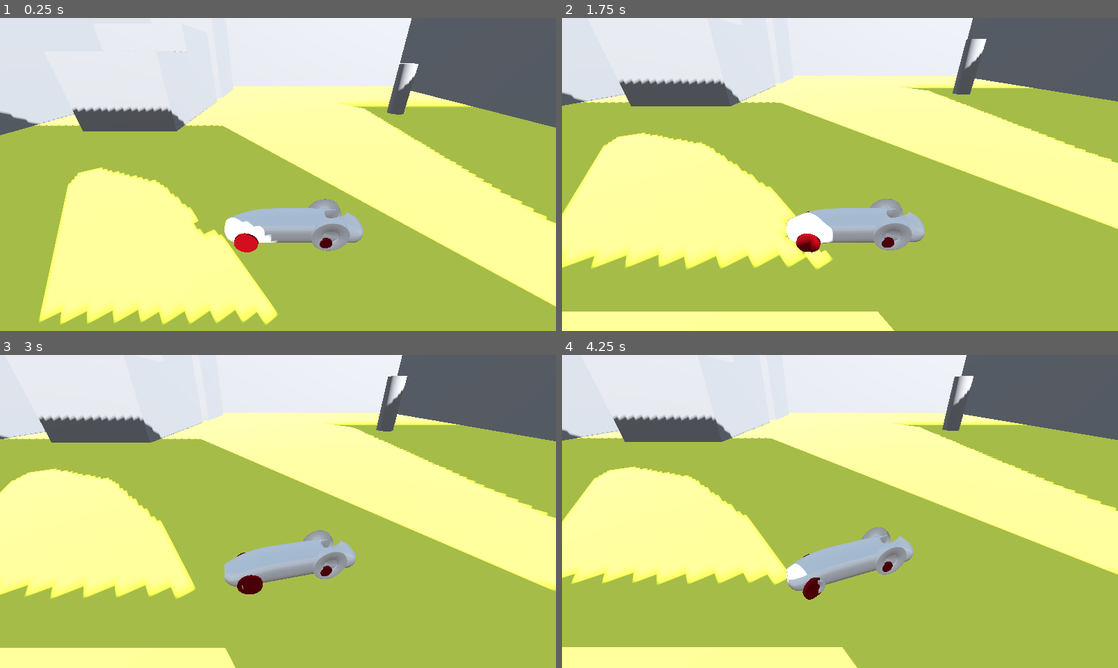
Above: before the commit, frames 1-4 (two rows, left to right).
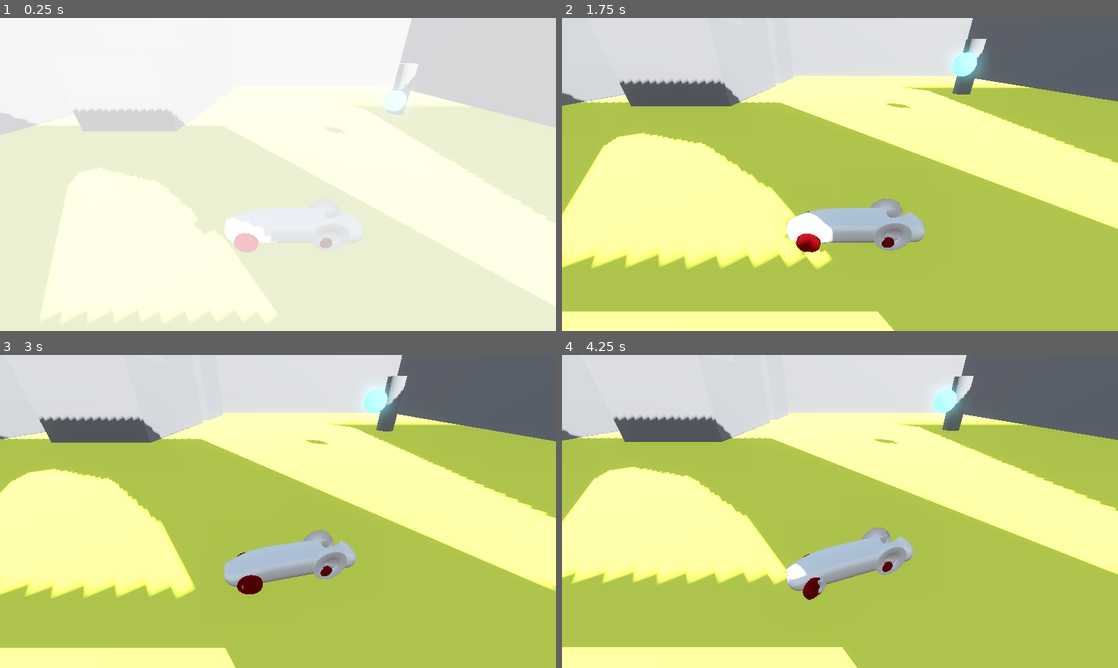
Above: after the commit, the same moments.

Repository: WhimFreak/Road-Trip-Game-Jam
Game: Godot game, scene res://Main Scenes/main.tscn
Same seed, same stepped clock (60 frames per second), same inputs: the game is played once before the commit and once after it. The engine's default icon, where the game draws it, is replaced by a stand-in: a white triangle on a blue panel in a dark square.
Inputs (mouse positions are in pixels of both pictures, inside the frame that each line leads up to):
- Up to frame 1 (0.25 s): no input
- Up to frame 2 (1.75 s): move the mouse to (962, 158) at 0.52 s; press the mouse at (962, 158) at 0.53 s; hold D (Move_right) 0.53-1.28 s; tap E (interact, bound only after the commit) at 0.8, 1.35 s; move the mouse to (728, 190) at 1.27 s; release the mouse at (728, 190) at 1.28 s; hold S (Move_down) from 1.28 s (still down); click (728, 190) at 1.55 s
- Up to frame 3 (3 s): move the mouse to (333, 442) at 2.02 s; release S (Move_down) at 2.03 s; hold D (Move_right) 2.03-2.78 s; hold E (interact, bound only after the commit) 2.03-2.78 s; tap Left (turn_camera_left) at 2.1 s; move the mouse to (250, 574) at 2.77 s; hold W (Move_up) from 2.78 s (still down); tap Right (turn_camera_right) at 2.85 s
- Up to frame 4 (4.25 s): click (812, 574) at 3.05 s; move the mouse to (1006, 558) at 3.52 s; release W (Move_up) at 3.53 s; press the mouse at (1006, 558) at 3.53 s; hold A (Move_left) from 3.53 s (still down); tap E (interact, bound only after the commit) at 3.8 s

The runs differ from the first frame. In frame 1, 80% of the frame differs, in the area x 0-100%, y 0-100%; in frame 2, 0.6%; in frame 3, 0.5%; in frame 4, 0.5%.

Commit message:
Add files via upload

Diff:
--- /dev/null
+++ b/Global/global_data.gd
@@ -0,0 +1,5 @@
+extends Node
+
+var current_story_event: StoryEvent
+
+var vehicle_position: Vector3
--- /dev/null
+++ b/Main Scenes/event.gd
@@ -0,0 +1,49 @@
+extends Node2D
+
+@export var text_reveal_speed: float = 1 # Percent of text shown per second
+
+@export var story_event: StoryEvent
+
+@onready var background: TextureRect = $Background
+@onready var text: Label = $CanvasLayer/TextPanel/Text
+@onready var fade_transition: ColorRect = $CanvasLayer/FadeTransition
+
+var scene_number: int = 0
+var text_fully_revealed: bool = true
+
+func _ready() -> void:
+	story_event = GlobalData.current_story_event
+
+	var transition_tween: Tween = create_tween()
+	transition_tween.tween_property(fade_transition, "self_modulate", Color.TRANSPARENT, 1)
+	await transition_tween.finished
+	fade_transition.hide()
+	change_scene()
+
+func _unhandled_input(event: InputEvent) -> void:
+	if event.is_action_pressed("advance_scene"):
+		if text_fully_revealed:
+			change_scene()
+		else:
+			text.visible_ratio = 1
+
+func _process(delta: float) -> void:
+	# Handle revealing text
+	if text.visible_ratio < 1:
+		text_fully_revealed = false
+		text.visible_ratio += text_reveal_speed * delta
+	else:
+		text_fully_revealed = true
+
+func change_scene():
+	scene_number += 1
+	var scene = story_event.get_scene(scene_number)
+	if scene:
+		scene.play_scene(background, text)
+		text.visible_ratio = 0
+	else:
+		fade_transition.show()
+		var transition_tween: Tween = create_tween()
+		transition_tween.tween_property(fade_transition, "self_modulate", Color.WHITE, 1)
+		await transition_tween.finished
+		get_tree().change_scene_to_file("res://Main Scenes/main.tscn")
--- /dev/null
+++ b/Main Scenes/event.tscn
@@ -0,0 +1,44 @@
+[gd_scene load_steps=3 format=3 uid="uid://nfc7tx5ojpbo"]
+
+[ext_resource type="Texture2D" uid="uid://cngjsmmvwtyek" path="res://Story Events/Assets/epic_background.png" id="1_2x6hv"]
+[ext_resource type="Script" path="res://Main Scenes/event.gd" id="1_y4kbl"]
+
+[node name="Event" type="Node2D"]
+script = ExtResource("1_y4kbl")
+
+[node name="Background" type="TextureRect" parent="."]
+offset_right = 1149.0
+offset_bottom = 646.0
+texture = ExtResource("1_2x6hv")
+expand_mode = 1
+
+[node name="CanvasLayer" type="CanvasLayer" parent="."]
+
+[node name="TextPanel" type="Panel" parent="CanvasLayer"]
+custom_minimum_size = Vector2(0, 120)
+anchors_preset = 12
+anchor_top = 1.0
+anchor_right = 1.0
+anchor_bottom = 1.0
+offset_top = -120.0
+grow_horizontal = 2
+grow_vertical = 0
+mouse_filter = 1
+
+[node name="Text" type="Label" parent="CanvasLayer/TextPanel"]
+layout_mode = 1
+anchors_preset = 15
+anchor_right = 1.0
+anchor_bottom = 1.0
+offset_left = 9.0
+offset_top = 7.0
+offset_right = -9.0
+offset_bottom = -10.0
+grow_horizontal = 2
+grow_vertical = 2
+theme_override_font_sizes/font_size = 40
+text = "..."
+
+[node name="FadeTransition" type="ColorRect" parent="CanvasLayer"]
+offset_right = 1149.0
+offset_bottom = 646.0
--- /dev/null
+++ b/Main Scenes/main.gd
@@ -0,0 +1,11 @@
+extends Node3D
+
+@onready var fade_transition: ColorRect = %FadeTransition
+
+func _ready() -> void:
+	var transition_tween: Tween = create_tween()
+	transition_tween.tween_property(fade_transition, "self_modulate", Color.TRANSPARENT, 1)
+
+	# Load vehicle position after story events
+	if GlobalData.vehicle_position:
+		get_tree().get_first_node_in_group("vehicle").global_position = GlobalData.vehicle_position
--- a/Main Scenes/main.tscn
+++ b/Main Scenes/main.tscn
@@ -1,7 +1,10 @@
-[gd_scene load_steps=9 format=3 uid="uid://32eqth0vy00o"]
+[gd_scene load_steps=12 format=3 uid="uid://32eqth0vy00o"]
 
+[ext_resource type="Script" path="res://Main Scenes/main.gd" id="1_36mgc"]
 [ext_resource type="PackedScene" uid="uid://dhy0d2kxdv7fw" path="res://Vehicle Scenes/car.tscn" id="1_a4t3p"]
 [ext_resource type="Script" path="res://Vehicle Scenes/camera.gd" id="2_xk68j"]
+[ext_resource type="PackedScene" uid="uid://bdrnnpgmumbyn" path="res://Story Events/event_trigger.tscn" id="3_p4rxs"]
+[ext_resource type="Script" path="res://System Managers/interaction_manager.gd" id="4_o38t0"]
 
 [sub_resource type="ProceduralSkyMaterial" id="ProceduralSkyMaterial_rdnui"]
 sky_horizon_color = Color(0.64625, 0.65575, 0.67075, 1)
@@ -14,6 +17,9 @@
 background_mode = 2
 sky = SubResource("Sky_h7k14")
 tonemap_mode = 2
+glow_enabled = true
+glow_intensity = 0.4
+glow_bloom = 0.15
 
 [sub_resource type="StandardMaterial3D" id="StandardMaterial3D_tc82a"]
 albedo_color = Color(0.995766, 1, 0.318056, 1)
@@ -26,6 +32,7 @@
 data = PackedVector3Array(-100, 200, 100, 100, 200, 100, -100, -200, 100, 100, 200, 100, 100, -200, 100, -100, -200, 10 …(500 unchanged characters)…
 
 [node name="Main" type="Node3D"]
+script = ExtResource("1_36mgc")
 
 [node name="WorldEnvironment" type="WorldEnvironment" parent="."]
 environment = SubResource("Environment_cstvw")
@@ -113,3 +120,27 @@
 
 [node name="Camera3D" type="Camera3D" parent="Camera"]
 transform = Transform3D(-4.37114e-08, -0.5, 0.866025, 0, 0.866025, 0.5, -1, 2.18557e-08, -3.78552e-08, 10, 10, 0)
+
+[node name="EventTrigger" parent="." instance=ExtResource("3_p4rxs")]
+transform = Transform3D(1, 0, 0, 0, 1, 0, 0, 0, 1, 6.71813, 10.1639, -19.982)
+
+[node name="CanvasLayer" type="CanvasLayer" parent="."]
+
+[node name="InteractionManager" type="Node3D" parent="CanvasLayer" groups=["interaction_manager"]]
+script = ExtResource("4_o38t0")
+
+[node name="InteractLabel" type="Label" parent="CanvasLayer/InteractionManager"]
+visible = false
+offset_top = 570.0
+offset_right = 1152.0
+offset_bottom = 636.0
+theme_override_colors/font_color = Color(0, 0, 0, 1)
+theme_override_font_sizes/font_size = 30
+text = "Press [E] to interact"
+horizontal_alignment = 1
+vertical_alignment = 1
+
+[node name="FadeTransition" type="ColorRect" parent="CanvasLayer"]
+unique_name_in_owner = true
+offset_right = 1152.0
+offset_bottom = 648.0
--- /dev/null
+++ b/Story Events/Test Story Event/test_event.tres
@@ -0,0 +1,12 @@
+[gd_resource type="Resource" script_class="StoryEvent" load_steps=7 format=3 uid="uid://c15r6en7vqi5a"]
+
+[ext_resource type="Script" path="res://Story Events/scene.gd" id="1_u21wr"]
+[ext_resource type="Resource" uid="uid://dx57b1tuwjwp1" path="res://Story Events/Test Story Event/test_scene_01.tres" id="2_w6j0g"]
+[ext_resource type="Resource" uid="uid://carpnayucqur0" path="res://Story Events/Test Story Event/test_scene_02.tres" id="3_6vsst"]
+[ext_resource type="Script" path="res://Story Events/story_event.gd" id="3_ypyj6"]
+[ext_resource type="Resource" uid="uid://63dtdwq5pjys" path="res://Story Events/Test Story Event/test_scene_03.tres" id="4_6q4vg"]
+[ext_resource type="Resource" uid="uid://be2g0vutbolvb" path="res://Story Events/Test Story Event/test_scene_04.tres" id="5_8riud"]
+
+[resource]
+script = ExtResource("3_ypyj6")
+scenes = Array[ExtResource("1_u21wr")]([ExtResource("2_w6j0g"), ExtResource("3_6vsst"), ExtResource("4_6q4vg"), ExtResource("5_8riud")])
--- /dev/null
+++ b/Story Events/Test Story Event/test_scene_01.tres
@@ -0,0 +1,9 @@
+[gd_resource type="Resource" script_class="Scene" load_steps=3 format=3 uid="uid://dx57b1tuwjwp1"]
+
+[ext_resource type="Texture2D" uid="uid://cngjsmmvwtyek" path="res://Story Events/Assets/epic_background.png" id="1_v2bw3"]
+[ext_resource type="Script" path="res://Story Events/scene.gd" id="2_sqldo"]
+
+[resource]
+script = ExtResource("2_sqldo")
+background = ExtResource("1_v2bw3")
+text = "This is the opening line"
--- /dev/null
+++ b/Story Events/Test Story Event/test_scene_02.tres
@@ -0,0 +1,9 @@
+[gd_resource type="Resource" script_class="Scene" load_steps=3 format=3 uid="uid://carpnayucqur0"]
+
+[ext_resource type="Texture2D" uid="uid://cngjsmmvwtyek" path="res://Story Events/Assets/epic_background.png" id="1_3wvo3"]
+[ext_resource type="Script" path="res://Story Events/scene.gd" id="1_5i860"]
+
+[resource]
+script = ExtResource("1_5i860")
+background = ExtResource("1_3wvo3")
+text = "This is the line that follows"
--- /dev/null
+++ b/Story Events/Test Story Event/test_scene_03.tres
@@ -0,0 +1,9 @@
+[gd_resource type="Resource" script_class="Scene" load_steps=3 format=3 uid="uid://63dtdwq5pjys"]
+
+[ext_resource type="Texture2D" uid="uid://cj7qs5b0r2jm" path="res://icon.svg" id="1_qgk3w"]
+[ext_resource type="Script" path="res://Story Events/scene.gd" id="2_7siv2"]
+
+[resource]
+script = ExtResource("2_7siv2")
+background = ExtResource("1_qgk3w")
+text = "Godot jumpscare"
--- /dev/null
+++ b/Story Events/Test Story Event/test_scene_04.tres
@@ -0,0 +1,9 @@
+[gd_resource type="Resource" script_class="Scene" load_steps=3 format=3 uid="uid://be2g0vutbolvb"]
+
+[ext_resource type="Texture2D" uid="uid://cngjsmmvwtyek" path="res://Story Events/Assets/epic_background.png" id="1_bkmhh"]
+[ext_resource type="Script" path="res://Story Events/scene.gd" id="1_n3jy8"]
+
+[resource]
+script = ExtResource("1_n3jy8")
+background = ExtResource("1_bkmhh")
+text = "This is the closing line"
--- /dev/null
+++ b/Story Events/event_trigger.gd
@@ -0,0 +1,11 @@
+extends Area3D
+
+@export var story_event: StoryEvent
+
+func _on_body_entered(body: Node3D) -> void:
+	get_tree().get_first_node_in_group("interaction_manager").add_event(story_event)
+
+func _on_body_exited(body: Node3D) -> void:
+	var interact = get_tree().get_first_node_in_group("interaction_manager")
+	if interact:
+		interact.remove_event(story_event)
--- /dev/null
+++ b/Story Events/event_trigger.tscn
@@ -0,0 +1,35 @@
+[gd_scene load_steps=6 format=3 uid="uid://bdrnnpgmumbyn"]
+
+[ext_resource type="Script" path="res://Story Events/event_trigger.gd" id="1_g0tjc"]
+[ext_resource type="Resource" uid="uid://c15r6en7vqi5a" path="res://Story Events/Test Story Event/test_event.tres" id="2_385py"]
+
+[sub_resource type="StandardMaterial3D" id="StandardMaterial3D_tu0r3"]
+diffuse_mode = 3
+albedo_color = Color(0, 1, 1, 1)
+emission_enabled = true
+emission = Color(0.341176, 1, 1, 1)
+emission_energy_multiplier = 1.4
+
+[sub_resource type="CapsuleMesh" id="CapsuleMesh_0eipk"]
+material = SubResource("StandardMaterial3D_tu0r3")
+radius = 2.0
+height = 4.0
+
+[sub_resource type="CapsuleShape3D" id="CapsuleShape3D_xmw2u"]
+radius = 13.0
+height = 58.943
+
+[node name="EventTrigger" type="Area3D"]
+collision_layer = 4
+collision_mask = 2
+script = ExtResource("1_g0tjc")
+story_event = ExtResource("2_385py")
+
+[node name="Mesh" type="MeshInstance3D" parent="."]
+mesh = SubResource("CapsuleMesh_0eipk")
+
+[node name="CollisionShape3D" type="CollisionShape3D" parent="."]
+shape = SubResource("CapsuleShape3D_xmw2u")
+
+[connection signal="body_entered" from="." to="." method="_on_body_entered"]
+[connection signal="body_exited" from="." to="." method="_on_body_exited"]
--- /dev/null
+++ b/Story Events/scene.gd
@@ -0,0 +1,9 @@
+class_name Scene
+extends Resource
+
+@export var background: Texture2D
+@export_multiline var text: String
+
+func play_scene(bg: TextureRect, label: Label): # Nodes are passed to this function to be modified
+	bg.texture = background
+	label.text = text
--- /dev/null
+++ b/Story Events/story_event.gd
@@ -0,0 +1,10 @@
+class_name StoryEvent
+extends Resource
+
+@export var scenes: Array[Scene] # Append individual scenes to this
+
+func get_scene(scene_number: int) -> Scene:
+	if scenes.size() < scene_number:
+		return null
+
+	return scenes[scene_number - 1]
--- /dev/null
+++ b/System Managers/interaction_manager.gd
@@ -0,0 +1,32 @@
+extends Node3D
+
+const EVENT = preload("res://Main Scenes/event.tscn")
+
+@onready var interact_label: Label = $InteractLabel
+
+var event_queue: Array[StoryEvent]
+
+func _unhandled_input(event: InputEvent) -> void:
+	if event_queue.is_empty():
+		return
+
+	if event.is_action_pressed("interact"):
+		GlobalData.current_story_event = event_queue[0]
+		GlobalData.vehicle_position = get_tree().get_first_node_in_group("vehicle").global_position # Save vehicle position to load after event
+		get_tree().change_scene_to_packed(EVENT)
+
+func add_event(story_event: StoryEvent):
+	if not event_queue.has(story_event):
+		event_queue.append(story_event)
+
+	update_label()
+
+func remove_event(story_event: StoryEvent):
+	event_queue.erase(story_event)
+	update_label()
+
+func update_label():
+	if event_queue.is_empty():
+		interact_label.hide()
+	else:
+		interact_label.show()
--- a/Vehicle Scenes/car.tscn
+++ b/Vehicle Scenes/car.tscn
@@ -19,6 +19,8 @@
 size = Vector3(1, 1, 9)
 
 [node name="car" type="VehicleBody3D" groups=["vehicle"]]
+collision_layer = 2
+collision_mask = 5
 script = ExtResource("1_c3au2")
 
 [node name="Front_left" type="VehicleWheel3D" parent="."]
--- a/project.godot
+++ b/project.godot
@@ -15,10 +15,13 @@
 config/features=PackedStringArray("4.3", "GL Compatibility")
 config/icon="res://icon.svg"
 
+[autoload]
+
+GlobalData="*res://Global/global_data.gd"
+
 [display]
 
 window/stretch/mode="canvas_items"
-window/stretch/aspect="expand"
 
 [input]
 
@@ -54,6 +57,24 @@
 "events": [Object(InputEventKey,"resource_local_to_scene":false,"resource_name":"","device":-1,"window_id":0,"alt_press …(195 unchanged characters)…
 ]
 }
+advance_scene={
+"deadzone": 0.5,
+"events": [Object(InputEventMouseButton,"resource_local_to_scene":false,"resource_name":"","device":-1,"window_id":0,"alt_pressed":false,"shift_pressed":false,"ctrl_pressed":false,"meta_pressed":false,"button_mask":0,"position":Vector2(0, 0),"global_position":Vector2(0, 0),"factor":1.0,"button_index":1,"canceled":false,"pressed":false,"double_click":false,"script":null)
+, Object(InputEventMouseButton,"resource_local_to_scene":false,"resource_name":"","device":-1,"window_id":0,"alt_pressed":false,"shift_pressed":false,"ctrl_pressed":false,"meta_pressed":false,"button_mask":0,"position":Vector2(0, 0),"global_position":Vector2(0, 0),"factor":1.0,"button_index":2,"canceled":false,"pressed":false,"double_click":false,"script":null)
+, Object(InputEventKey,"resource_local_to_scene":false,"resource_name":"","device":-1,"window_id":0,"alt_pressed":false,"shift_pressed":false,"ctrl_pressed":false,"meta_pressed":false,"pressed":false,"keycode":0,"physical_keycode":32,"key_label":0,"unicode":32,"location":0,"echo":false,"script":null)
+]
+}
+interact={
+"deadzone": 0.5,
+"events": [Object(InputEventKey,"resource_local_to_scene":false,"resource_name":"","device":-1,"window_id":0,"alt_pressed":false,"shift_pressed":false,"ctrl_pressed":false,"meta_pressed":false,"pressed":false,"keycode":0,"physical_keycode":69,"key_label":0,"unicode":101,"location":0,"echo":false,"script":null)
+]
+}
+
+[layer_names]
+
+3d_physics/layer_1="Walls"
+3d_physics/layer_2="Vehicle"
+3d_physics/layer_3="Interactables"
 
 [rendering]
 
Binary file added: Story Events/Assets/epic_background.png
Not shown, added: Story Events/Assets/epic_background.png.import
